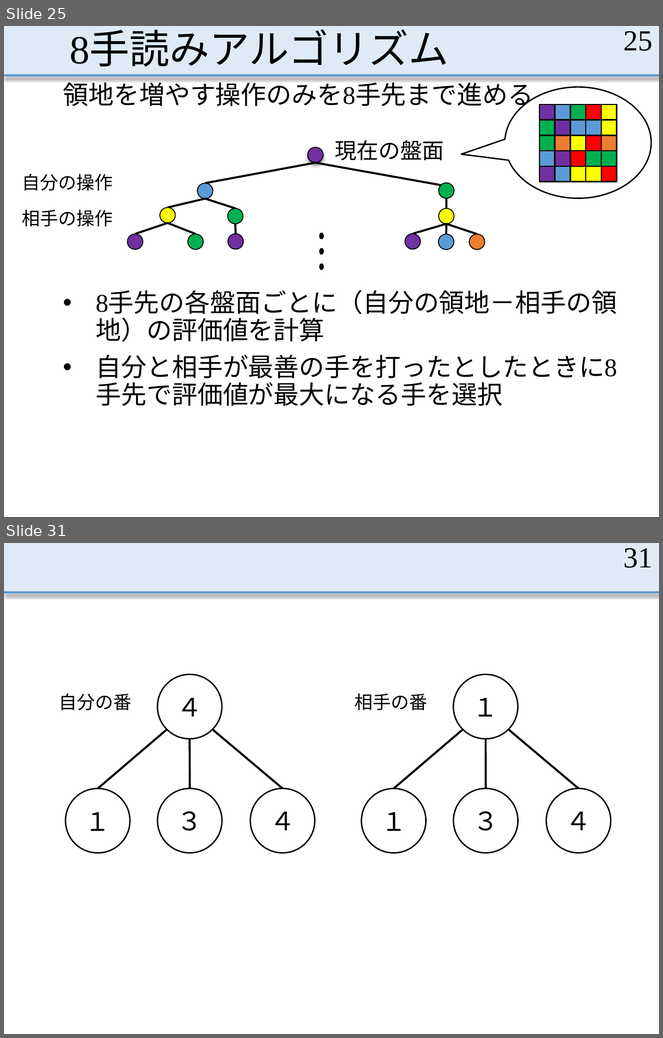
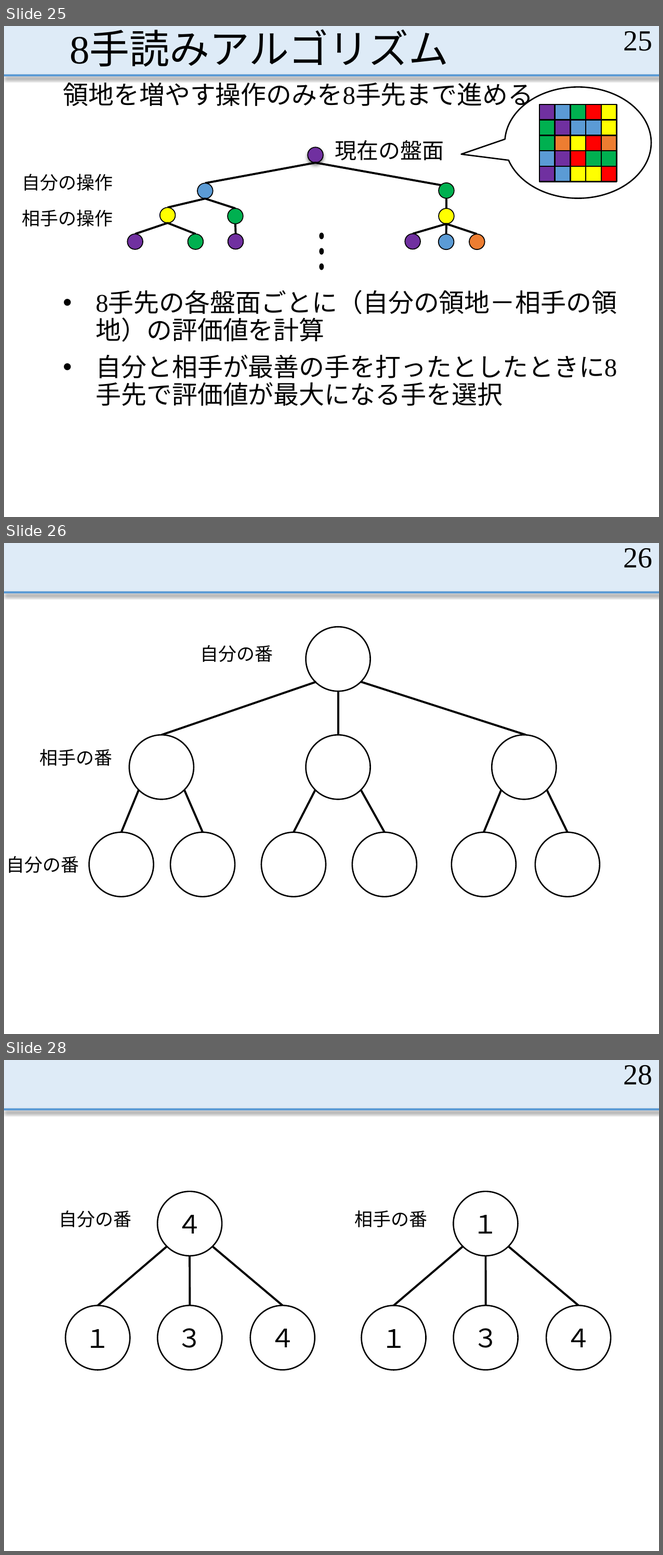
Before and after one commit to MasayaOda/SR, a slide deck: 中間発表1210.pptx. Shown one above the other, each under a label of ours: slides 25 and 31 before the commit, slides 25, 26 and 28 after it; the slides between them are not shown. The pictures are 663x1038 and 663x1555 pixels, drawn with LibreOffice and Linux fonts; fonts in the diff are those of the drawing. Boxes give left, top, right and bottom in pixels: in the first picture for what was removed or moved away, otherwise in the second. Text is boxed around its words. In the diff, an @@ line names an element or a change of style, - is before the commit and + after.

```diff
--- a/中間発表1210.pptx
+++ b/中間発表1210.pptx
@@ slide 26 added at (4, 543, 659, 1034), background #FFFFFF; not listed: 2 template elements that a slide beside it also shows @@
@@ page number added at (623, 548, 652, 568), 32 pt, text #000000 @@
+26
@@ group added at (7, 627, 599, 897): 10 ellipses, 9 lines, 3 texts @@
+自分の番
+相手の番
+自分の番
@@ what was slide 31 is now slide 28 @@
@@ page number at (623, 1065, 652, 1085): text changed @@
-31
+28
```
Also in this commit, not shown: 8 slides changed, 2 other slides added.
